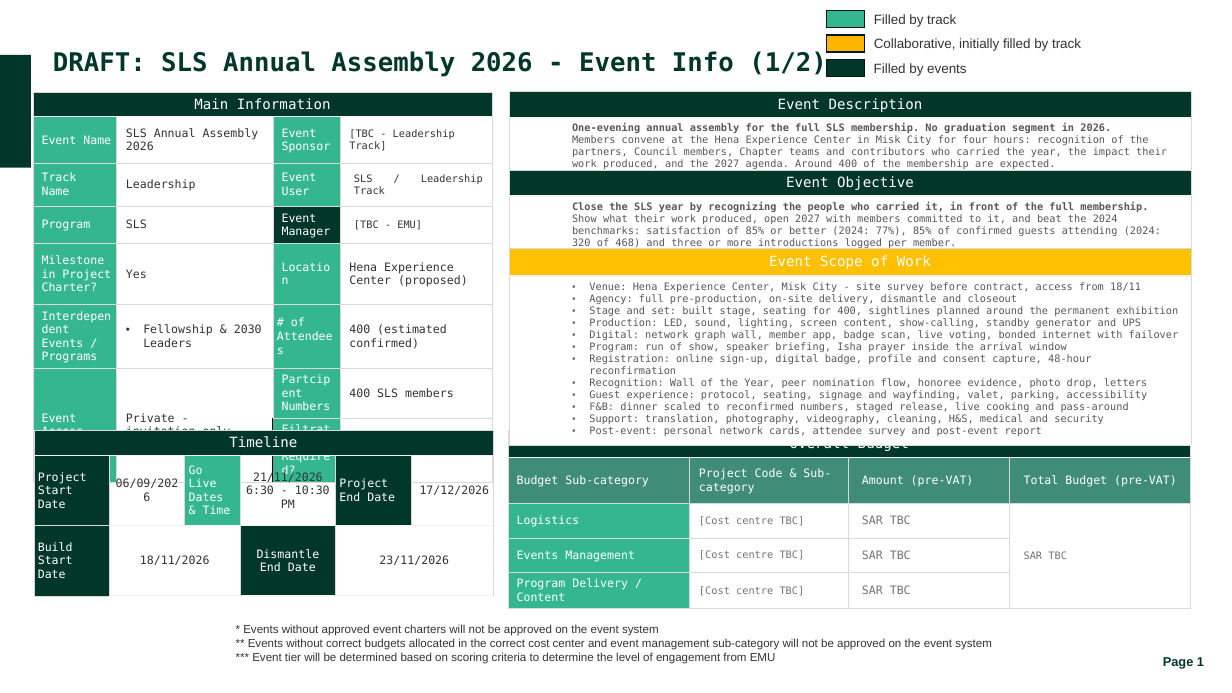
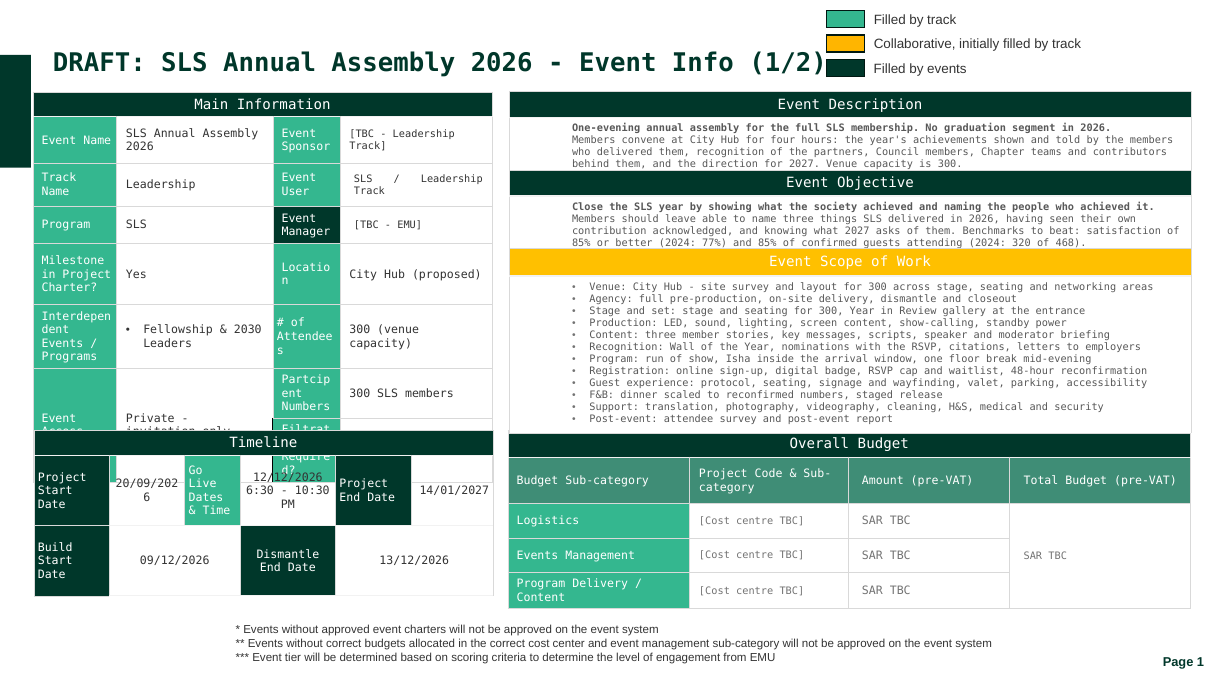
Before and after one commit to bandarMi/QAFZA-4.0, a slide deck: slide 1 of events/sls-annual-assembly-2026/SLS_Annual_Assembly_2026_Event_Charter.pptx. Drawn at 1232x693 pixels with LibreOffice and Linux fonts; fonts in the diff are those of the drawing; background and template pictures are left out. Boxes give left, top, right and bottom in pixels: in the first picture for what was removed or moved away, otherwise in the second. Text is boxed around its words. In the diff, an @@ line names an element or a change of style, - is before the commit and + after.

```diff
--- a/events/sls-annual-assembly-2026/SLS_Annual_Assembly_2026_Event_Charter.pptx
+++ b/events/sls-annual-assembly-2026/SLS_Annual_Assembly_2026_Event_Charter.pptx
@@ table at <box>33,91,494,460</box> @@
-row 5, column 4: Hena Experience Center (proposed)
+row 5, column 4: City Hub (proposed)
-row 6, column 4: 400 (estimated confirmed)
+row 6, column 4: 300 (venue capacity)
-row 7, column 4: 400 SLS members
+row 7, column 4: 300 SLS members
@@ table at <box>509,91,1191,192</box> @@
-row 2, column 1: One-evening annual assembly for the full SLS membership. No graduation segment in 2026. / Members convene at the Hena Experience Center in Misk City for four hours: recognition of the partners, Council members, Chapter teams and contributors who carried the year, the impact their work produced, and the 2027 agenda. Around 400 of the membership are expected.
+row 2, column 1: One-evening annual assembly for the full SLS membership. No graduation segment in 2026. / Members convene at City Hub for four hours: the year's achievements shown and told by the members who delivered them, recognition of the partners, Council members, Chapter teams and contributors behind them, and the direction for 2027. Venue capacity is 300.
@@ table at <box>509,170,1191,271</box> @@
-row 2, column 1: Close the SLS year by recognizing the people who carried it, in front of the full membership. / Show what their work produced, open 2027 with members committed to it, and beat the 2024 benchmarks: satisfaction of 85% or better (2024: 77%), 85% of confirmed guests attending (2024: 320 of 468) and three or more introductions logged per member.
+row 2, column 1: Close the SLS year by showing what the society achieved and naming the people who achieved it. / Members should leave able to name three things SLS delivered in 2026, having seen their own contribution acknowledged, and knowing what 2027 asks of them. Benchmarks to beat: satisfaction of 85% or better (2024: 77%) and 85% of confirmed guests attending (2024: 320 of 468).
@@ table at <box>509,248,1191,428</box> @@
-row 2, column 1: Venue: Hena Experience Center, Misk City - site survey before contract, access from 18/11 / Agency: full pre-production, on-site delivery, dismantle and closeout / Stage and set: built stage, seating for 400, sightlines planned around the permanent exhibition / Production: LED, sound, lighting, screen content, show-calling, standby generator and UPS / Digital: network graph wall, member app, badge scan, live voting, bonded internet with failover / Program: run of show, speaker briefing, Isha prayer inside the arrival window / Registration: online sign-up, digital badge, profile and consent capture, 48-hour reconfirmation / Recognition: Wall of the Year, peer nomination flow, honoree evidence, photo drop, letters / Guest experience: protocol, seating, signage and wayfinding, valet, parking, accessibility / F&B: dinner scaled to reconfirmed numbers, staged release, live cooking and pass-around / Support: translation, photography, videography, cleaning, H&S, medical and security / Post-event: personal network cards, attendee survey and post-event report
+row 2, column 1: Venue: City Hub - site survey and layout for 300 across stage, seating and networking areas / Agency: full pre-production, on-site delivery, dismantle and closeout / Stage and set: stage and seating for 300, Year in Review gallery at the entrance / Production: LED, sound, lighting, screen content, show-calling, standby power / Content: three member stories, key messages, scripts, speaker and moderator briefing / Recognition: Wall of the Year, nominations with the RSVP, citations, letters to employers / Program: run of show, Isha inside the arrival window, one floor break mid-evening / Registration: online sign-up, digital badge, RSVP cap and waitlist, 48-hour reconfirmation / Guest experience: protocol, seating, signage and wayfinding, valet, parking, accessibility / F&B: dinner scaled to reconfirmed numbers, staged release / Support: translation, photography, videography, cleaning, H&S, medical and security / Post-event: attendee survey and post-event report
@@ table at <box>34,431,494,596</box> @@
-row 2: Project Start Date | 06/09/2026 | Go Live Dates & Time | 21/11/2026 / 6:30 - 10:30 PM | Project End Date | 17/12/2026
+row 2: Project Start Date | 20/09/2026 | Go Live Dates & Time | 12/12/2026 / 6:30 - 10:30 PM | Project End Date | 14/01/2027
-row 3, column 2: 18/11/2026
+row 3, column 2: 09/12/2026
-row 3, column 5: 23/11/2026
+row 3, column 5: 13/12/2026
```
Also in this commit, not shown: 1 other slide changed, 5 other files.
